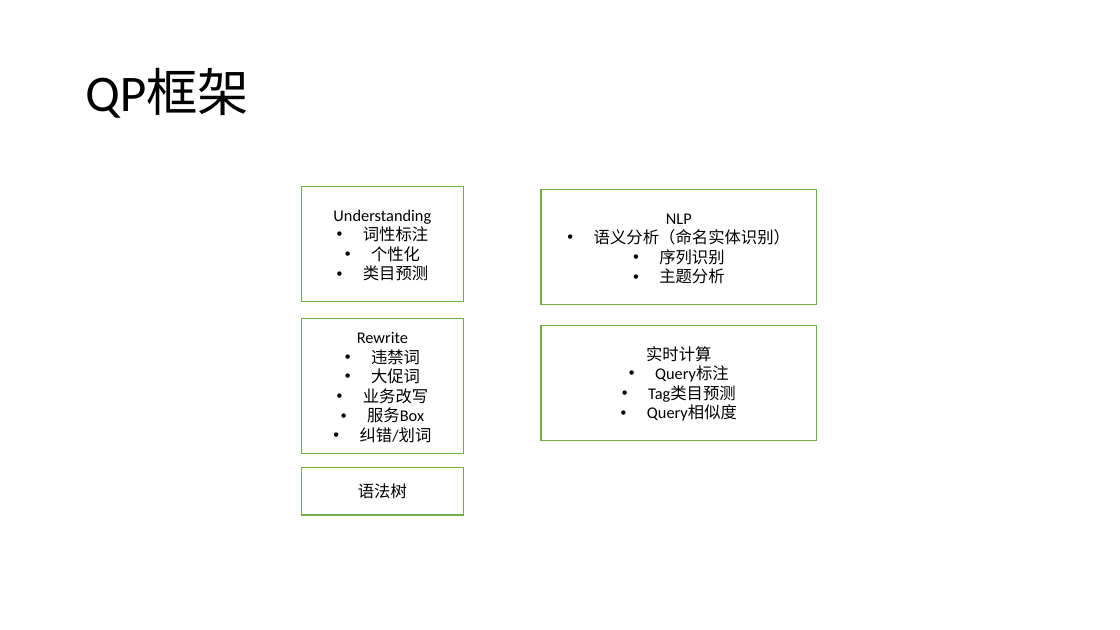
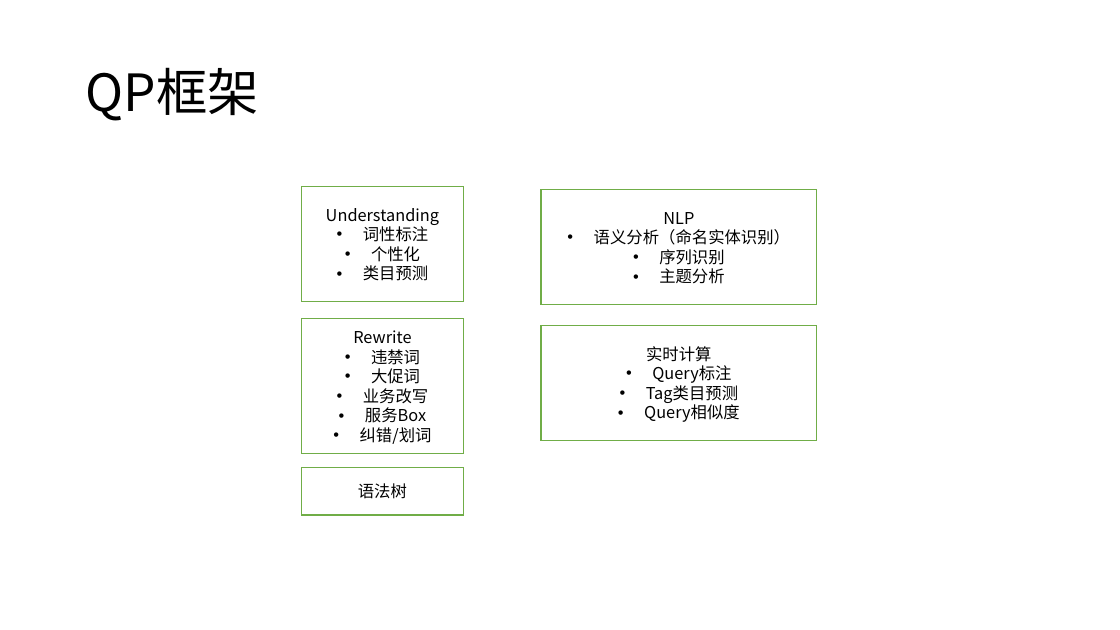
Before and after one commit to sampsonguo/hexo, a slide deck: slide 24 of docs/search/JD-search.pptx (slide 6 before the commit). Drawn at 1120x630 pixels with LibreOffice and Linux fonts; fonts in the diff are those of the drawing. Boxes give left, top, right and bottom in pixels: in the first picture for what was removed or moved away, otherwise in the second. Text is boxed around its words. In the diff, an @@ line names an element or a change of style, - is before the commit and + after.

```diff
--- a/docs/search/JD-search.pptx
+++ b/docs/search/JD-search.pptx
@@ font Calibri to Noto Sans CJK SC in 5 elements at [85, 67, 258, 121], [302, 187, 464, 302], [541, 190, 817, 305], [302, 318, 464, 454], [541, 325, 817, 440] @@
```
Also in this commit, not shown: 6 other slides changed, 18 slides added, 3 other files.
